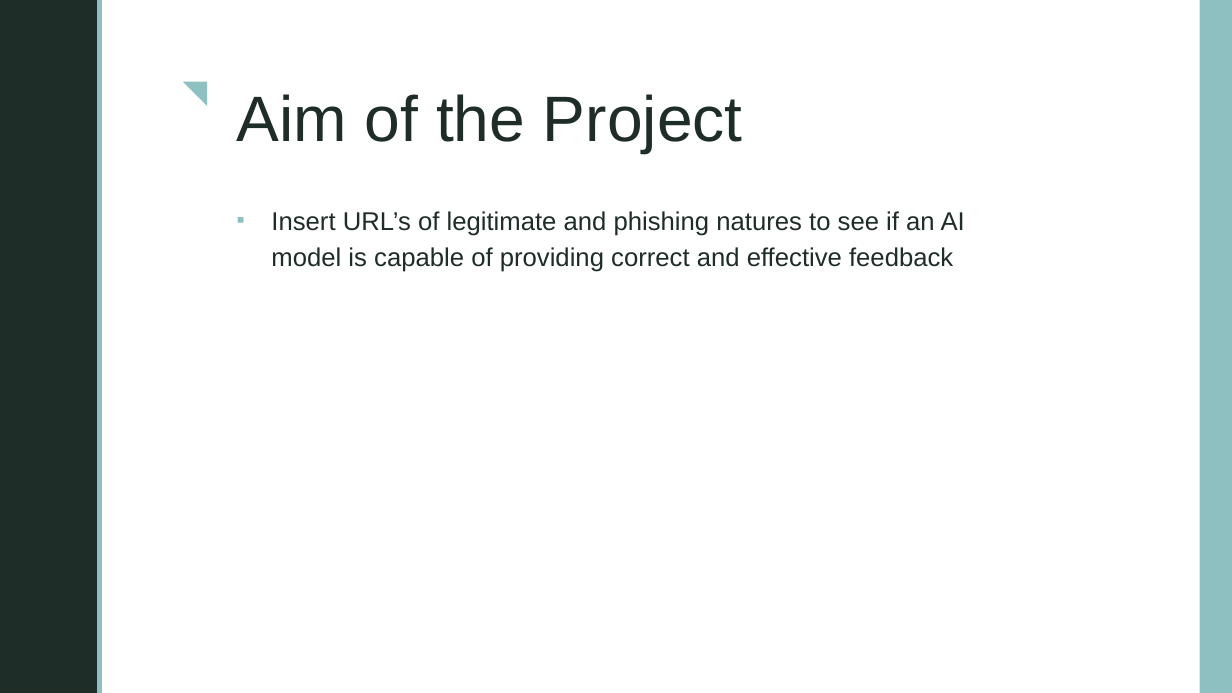
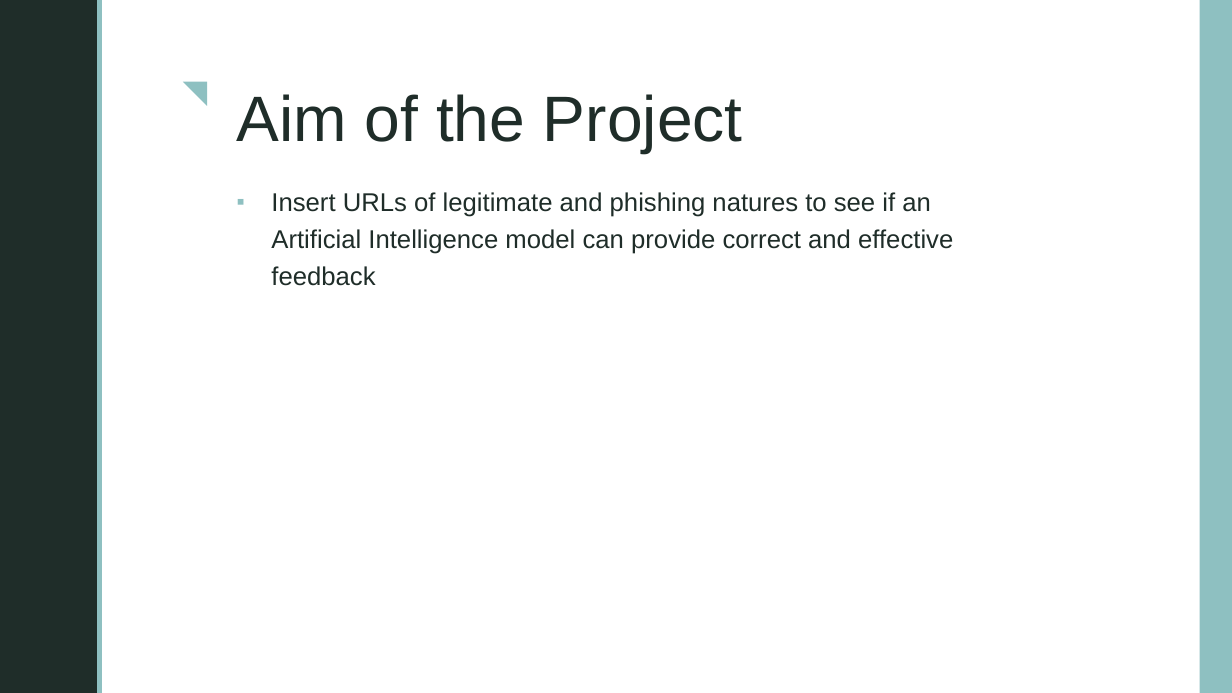
Before and after one commit to 0Meraj/My-Projects, a slide deck: slide 2 of Documents for the project/Presentation.pptx. Drawn at 1232x693 pixels with LibreOffice and Linux fonts; fonts in the diff are those of the drawing; background and template pictures are left out. Boxes give left, top, right and bottom in pixels: in the first picture for what was removed or moved away, otherwise in the second. Text is boxed around its words. In the diff, an @@ line names an element or a change of style, - is before the commit and + after.

```diff
--- a/Documents for the project/Presentation.pptx
+++ b/Documents for the project/Presentation.pptx
@@ text at <box>271,192,953,286</box>: text changed @@
-▪ Insert URL’s of legitimate and phishing natures to see if an AI model is capable of providing correct and effective feedback
+▪ Insert URLs of legitimate and phishing natures to see if an Artificial Intelligence model can provide correct and effective feedback
```
Also in this commit, not shown: 12 other slides changed, 1 slide added, 14 other files.
